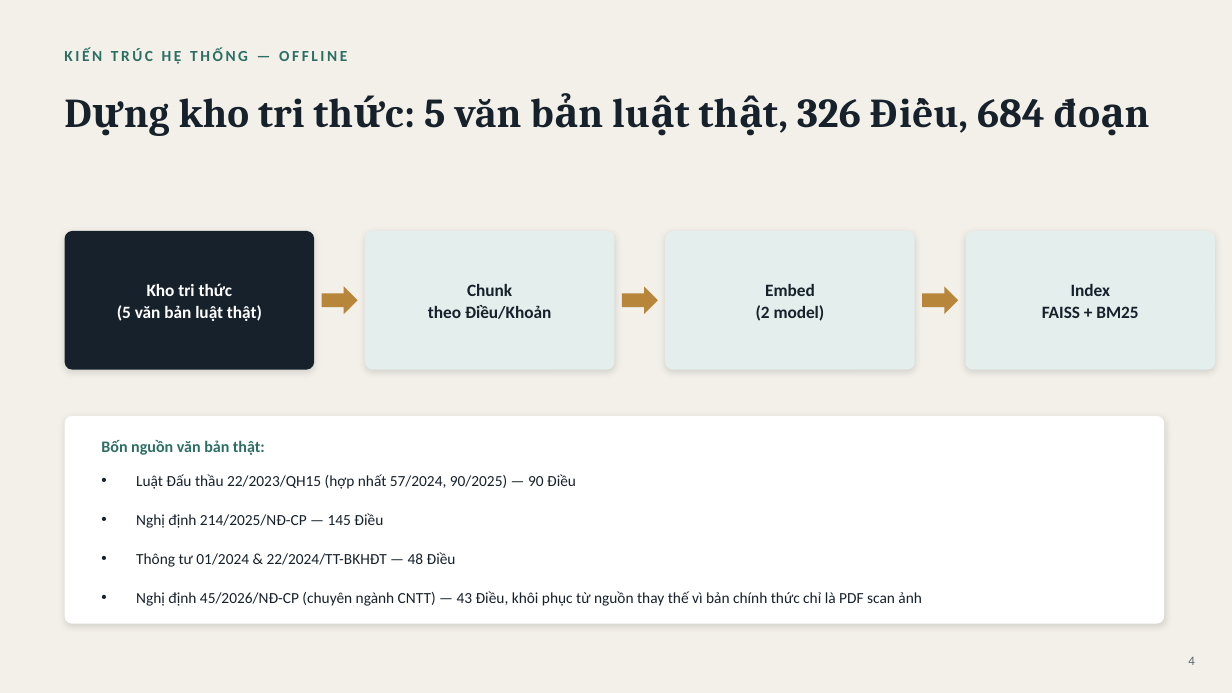
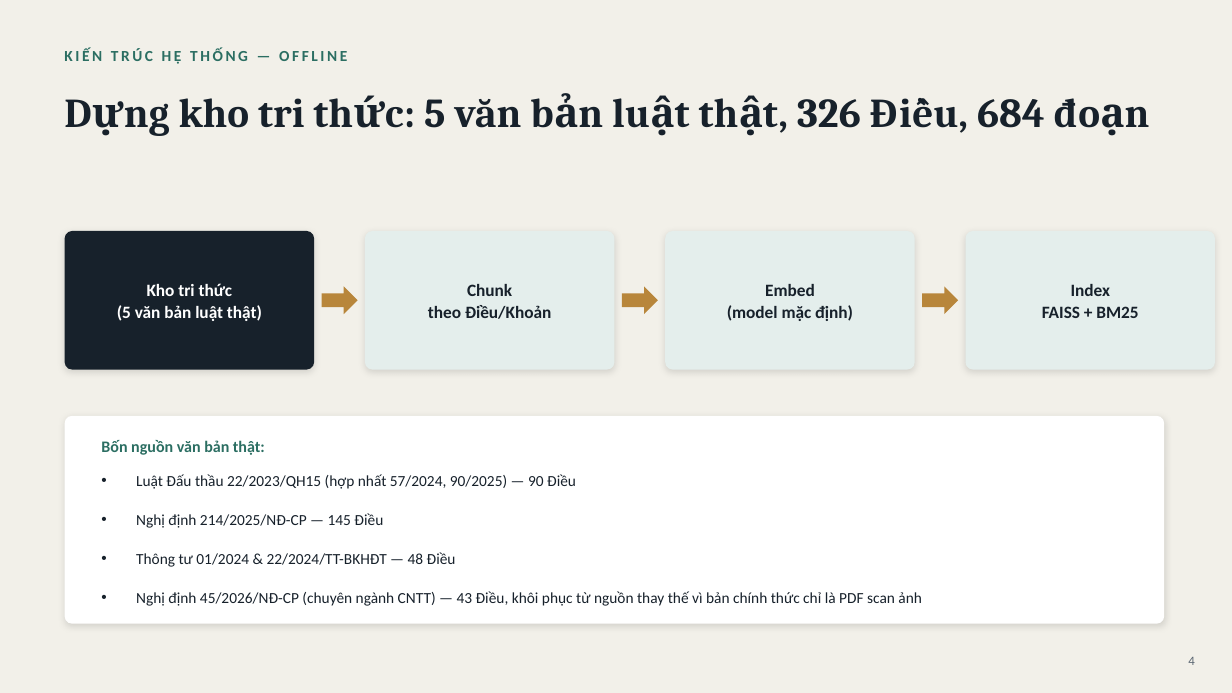
Before and after one commit to dannd/autotender-vn, a slide deck: slide 4 of docs/AutoTender-VN_Slides.pptx. Drawn at 1232x693 pixels with LibreOffice and Linux fonts; fonts in the diff are those of the drawing. Boxes give left, top, right and bottom in pixels: in the first picture for what was removed or moved away, otherwise in the second. Text is boxed around its words. In the diff, an @@ line names an element or a change of style, - is before the commit and + after.

```diff
--- a/docs/AutoTender-VN_Slides.pptx
+++ b/docs/AutoTender-VN_Slides.pptx
@@ text at (x1=727, y1=305, x2=853, y2=321): text changed @@
-(2 model)
+(model mặc định)
```
Also in this commit, not shown: 4 other slides changed, 1 slide added, 3 other files.
